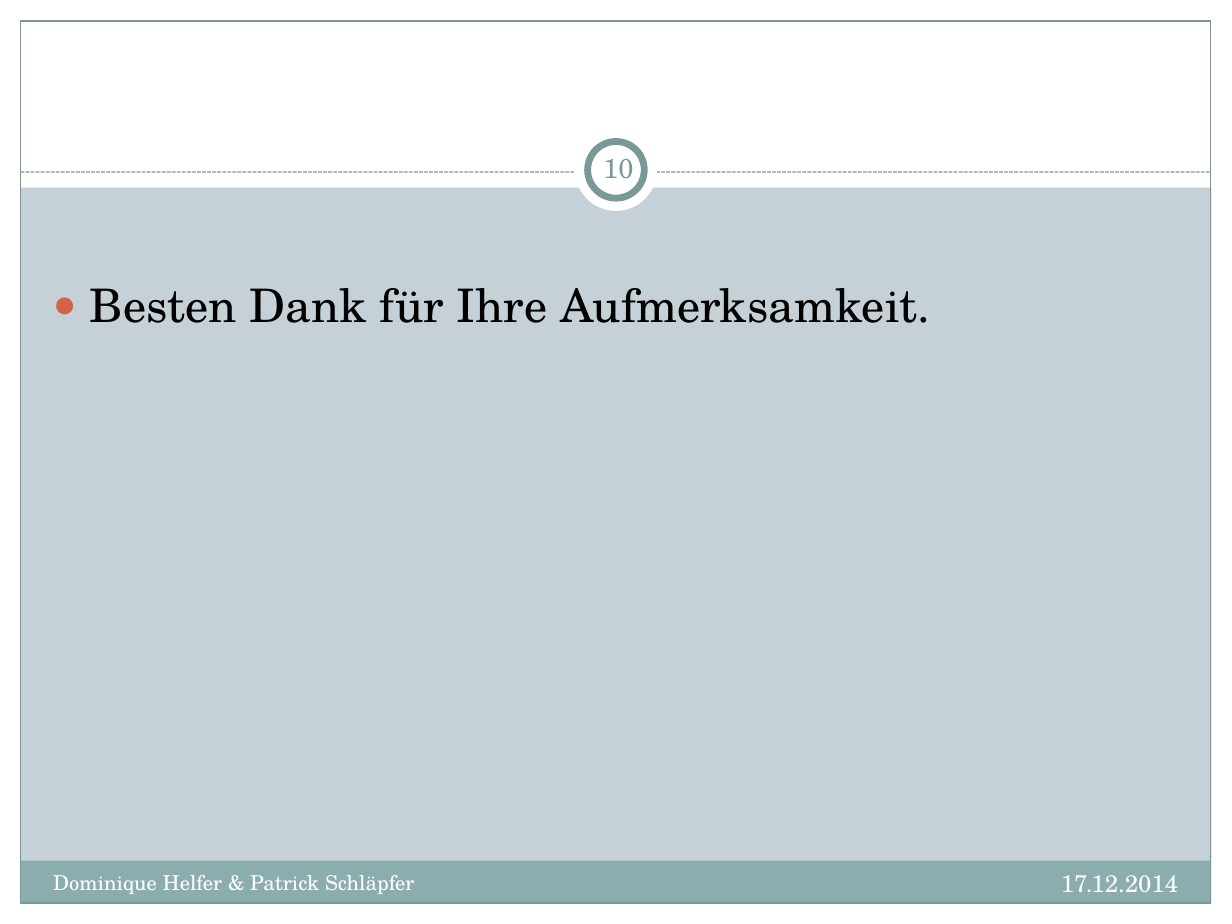
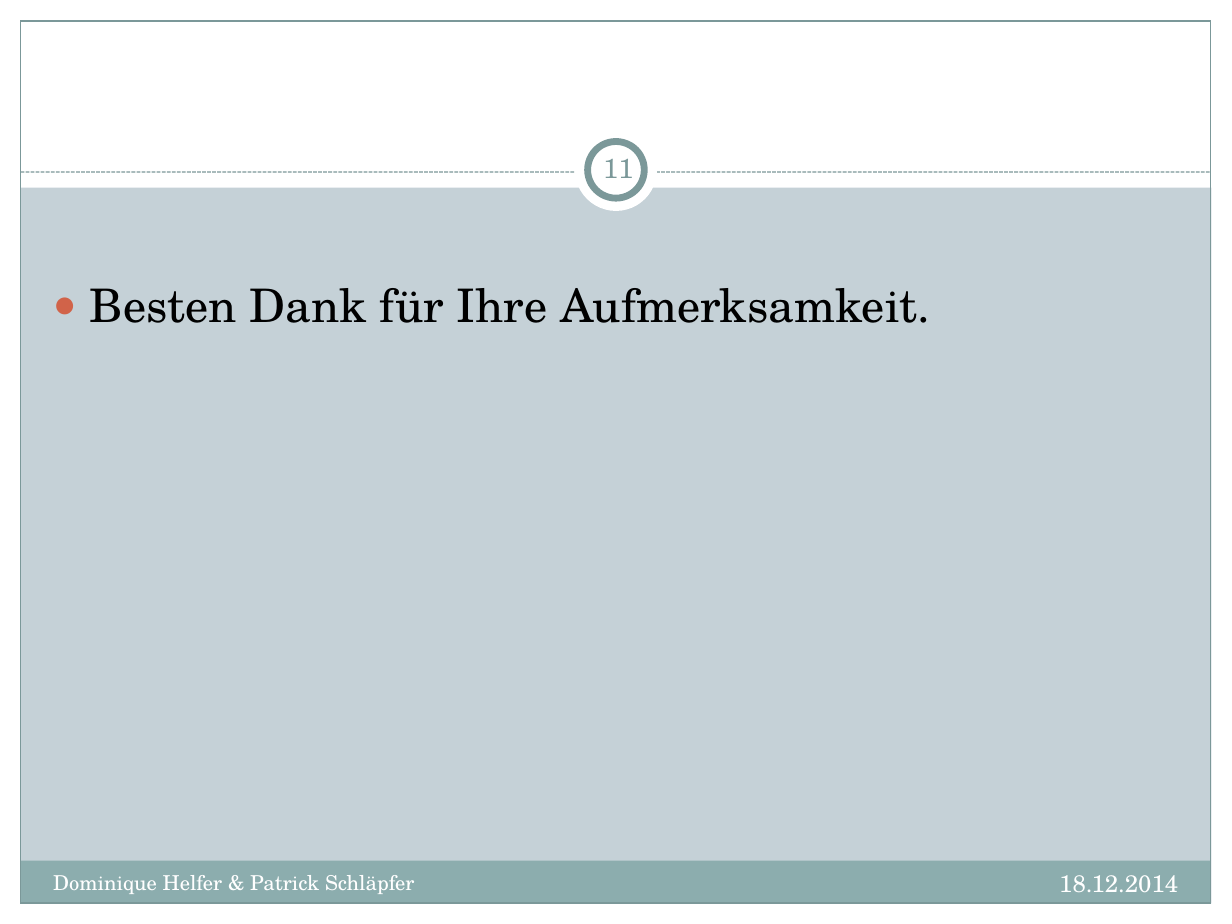
Before and after one commit to dhelfer/webprog, a slide deck: slide 11 of _doc/WebProg_Projekt.pptx (slide 10 before the commit). Drawn at 1232x924 pixels with LibreOffice and Linux fonts; fonts in the diff are those of the drawing. Boxes give left, top, right and bottom in pixels: in the first picture for what was removed or moved away, otherwise in the second. Text is boxed around its words. In the diff, an @@ line names an element or a change of style, - is before the commit and + after.

```diff
--- a/_doc/WebProg_Projekt.pptx
+++ b/_doc/WebProg_Projekt.pptx
@@ page number at [603,159,633,178]: text changed @@
-10
+11
@@ text at [1059,875,1178,892]: text changed @@
-17.12.2014
+18.12.2014
```
Also in this commit, not shown: 8 other slides changed, 1 slide added.
